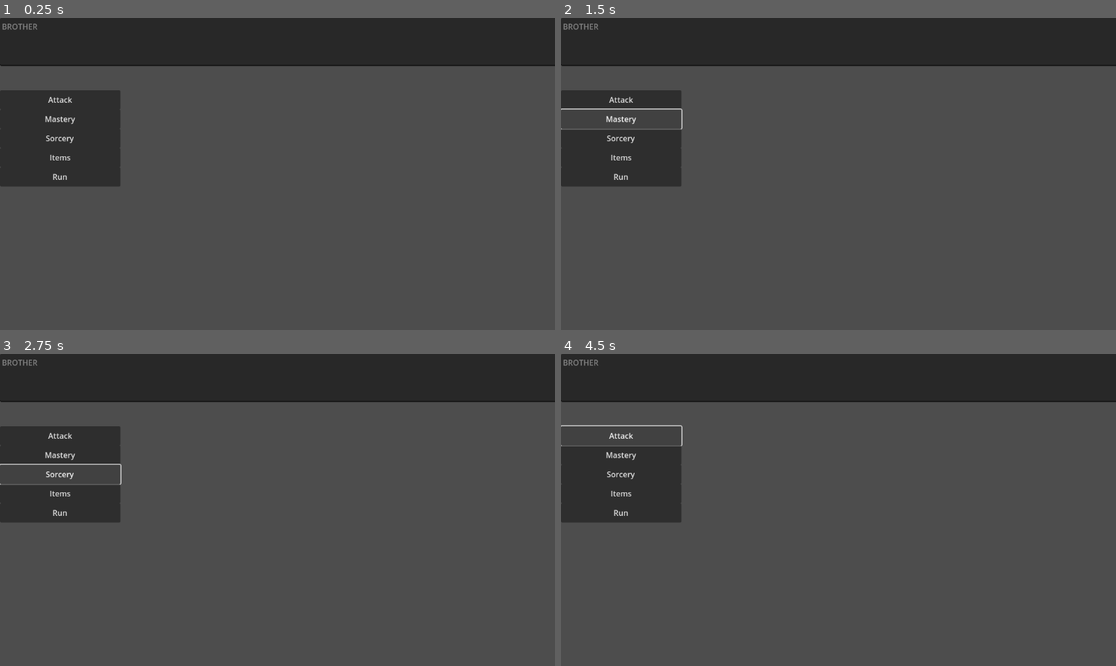
Above: before the commit, frames 1-4 (two rows, left to right).
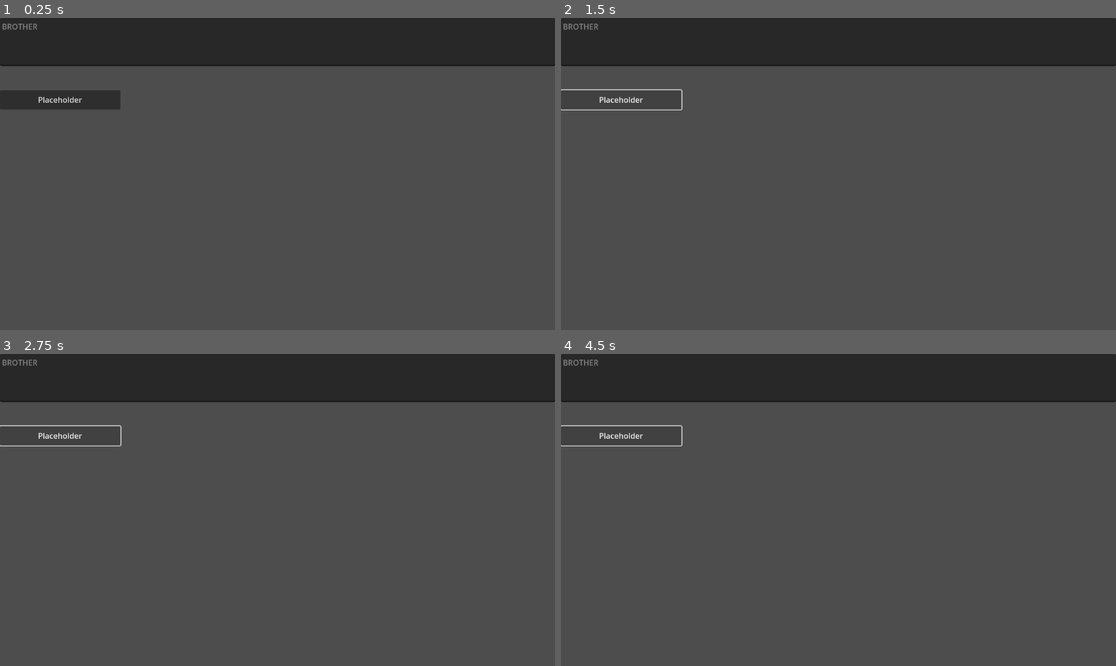
Above: after the commit, the same moments.

Repository: Vipul-Vaibhav27/TurnBasedRPG
Game: Godot game, scene res://Scenes/combat_player_ui.tscn
The game is run twice, just before and just after one commit, with the same random seed, the same clock (stepped at 60 frames per second) and the same inputs.
Inputs:
- Up to frame 1 (0.25 s): no input
- Up to frame 2 (1.5 s): click "Attack" (after the commit: "Placeholder") at 0.5 s; click "Mastery" (after the commit: "Placeholder") at 1.25 s
- Up to frame 3 (2.75 s): click "Sorcery" (after the commit: "Placeholder") at 2 s
- Up to frame 4 (4.5 s): click "Items" (after the commit: "Placeholder") at 2.75 s; click "Run" (after the commit: "Placeholder") at 3.5 s; click "Attack" (after the commit: "Placeholder") at 4.25 s

The runs differ from the first frame. In frame 1, 5.3% of the frame differs, in the area x 0-100%, y 0-54%; in frame 2, 4.3%; in frame 3, 4.2%; in frame 4, 5.4%.

Commit message:
Created generic menu

Diff:
--- a/Scenes/combat_player_ui.tscn
+++ b/Scenes/combat_player_ui.tscn
@@ -1,23 +1,18 @@
-[gd_scene load_steps=3 format=3 uid="uid://doy8kprqpmuyy"]
+[gd_scene load_steps=3 format=3 uid="uid://cwqowh0kgiels"]
 
-[ext_resource type="Script" uid="uid://bpquny5ul0up3" path="res://Scripts/combat_player_ui.gd" id="1_xynmu"]
-[ext_resource type="PackedScene" uid="uid://ps8yath2jxud" path="res://Scenes/menu_item.tscn" id="2_lqxue"]
+[ext_resource type="Script" uid="uid://b7om2txfc3aot" path="res://Scripts/combat_player_ui.gd" id="1_xynmu"]
+[ext_resource type="PackedScene" uid="uid://doy8kprqpmuyy" path="res://Scenes/menu.tscn" id="2_lqxue"]
 
 [node name="CombatPlayerUI" type="Node2D"]
 script = ExtResource("1_xynmu")
 
 [node name="CombatLog" type="TextEdit" parent="."]
-offset_right = 1160.0
+offset_right = 1152.0
 offset_bottom = 100.0
 text = "BROTHER"
 editable = false
 wrap_mode = 1
 
-[node name="ActionContainer" type="VBoxContainer" parent="."]
+[node name="Menu" parent="." instance=ExtResource("2_lqxue")]
 offset_top = 150.0
 offset_bottom = 150.0
-focus_mode = 2
-theme_override_constants/separation = 40
-
-[node name="MenuItem" parent="ActionContainer" instance=ExtResource("2_lqxue")]
-layout_mode = 2
--- /dev/null
+++ b/Scenes/menu.tscn
@@ -0,0 +1,17 @@
+[gd_scene load_steps=3 format=3 uid="uid://doy8kprqpmuyy"]
+
+[ext_resource type="Script" uid="uid://bpquny5ul0up3" path="res://Scripts/menu.gd" id="1_xhh6f"]
+[ext_resource type="PackedScene" uid="uid://ps8yath2jxud" path="res://Scenes/menu_item.tscn" id="2_cayip"]
+
+[node name="Menu" type="Control"]
+layout_mode = 3
+anchors_preset = 0
+script = ExtResource("1_xhh6f")
+
+[node name="ActionContainer" type="VBoxContainer" parent="."]
+layout_mode = 0
+focus_mode = 2
+theme_override_constants/separation = 40
+
+[node name="MenuItem" parent="ActionContainer" instance=ExtResource("2_cayip")]
+layout_mode = 2
--- a/Scripts/combat_player_ui.gd
+++ b/Scripts/combat_player_ui.gd
@@ -1,52 +1,13 @@
 extends Node2D
 
-@onready var action_container = $ActionContainer
-@onready var menu_item = preload("res://Scenes/menu_item.tscn")
 
 # Called when the node enters the scene tree for the first time.
 func _ready() -> void:
 	var action_file_path = "res://Data/player_skills.json"
 	var actions = load_parse_json(action_file_path)
 
-	create_menu(actions, Vector2(250,40), action_container)
-	action_container.grab_focus()
-
-# Functions for getting and processing player actions
-
-func player_pressed_button(button_name):
-	print("Player has pressed ", button_name)
-
-# Functions for creating a menu
-
-func create_menu(items : Variant, item_size : Vector2, menu_container : Container) -> void:
-	delete_all_children(menu_container)
-
-	for item in items:
-		var item_button = menu_item.instantiate()
-		menu_container.add_child(item_button)
-
-		if (item_button.has_method("update_text")):
-			item_button.update_text(item)
-		else:
-			printerr("No method to update text")
-
-		if (item_button.has_method("update_size")):
-			item_button.update_size(item_size)
-		else:
-			printerr("No method to update size")
-
-		if (item_button.has_signal("menu_item_picked")):
-			var pressed = player_pressed_button.bind(item)
-			var err = item_button.menu_item_picked.connect(pressed)
-			if (err != OK):
-				printerr("Unable to connect. Error: ", error_string(err))
-		else:
-			printerr("No signal to notify menu item picked")
-
-func delete_all_children(node : Node):
-	for child in node.get_children():
-		node.remove_child(child)
-		child.queue_free()
+	#create_menu(actions, Vector2(250,40), action_container)
+	#action_container.grab_focus()
 
 # Functions for loading and parsing jsons
 
--- /dev/null
+++ b/Scripts/menu.gd
@@ -0,0 +1,48 @@
+extends Control
+
+@onready var action_container = $ActionContainer
+@onready var menu_item = preload("res://Scenes/menu_item.tscn")
+
+# Called when the node enters the scene tree for the first time.
+func _ready() -> void:
+	pass
+
+# Functions for getting and processing player actions
+
+signal player_pressed_button(button_name)
+
+func button_pressed(button_name):
+	print("Player has pressed ", button_name)
+	player_pressed_button.emit(button_name)
+
+# Functions for creating a menu
+
+func create_menu(items : Variant, item_size : Vector2, menu_container : Container) -> void:
+	delete_all_children(menu_container)
+
+	for item in items:
+		var item_button = menu_item.instantiate()
+		menu_container.add_child(item_button)
+
+		if (item_button.has_method("update_text")):
+			item_button.update_text(item)
+		else:
+			printerr("No method to update text")
+
+		if (item_button.has_method("update_size")):
+			item_button.update_size(item_size)
+		else:
+			printerr("No method to update size")
+
+		if (item_button.has_signal("menu_item_picked")):
+			var pressed = button_pressed.bind(item)
+			var err = item_button.menu_item_picked.connect(pressed)
+			if (err != OK):
+				printerr("Unable to connect. Error: ", error_string(err))
+		else:
+			printerr("No signal to notify menu item picked")
+
+func delete_all_children(node : Node):
+	for child in node.get_children():
+		node.remove_child(child)
+		child.queue_free()
--- a/project.godot
+++ b/project.godot
@@ -11,7 +11,7 @@
 [application]
 
 config/name="TurnBasedRPG"
-run/main_scene="uid://doy8kprqpmuyy"
+run/main_scene="uid://cwqowh0kgiels"
 config/features=PackedStringArray("4.5", "GL Compatibility")
 config/icon="res://icon.svg"
 
Not shown, changed: Scripts/combat_player_ui.gd.uid
Not shown, added: Scripts/menu.gd.uid
